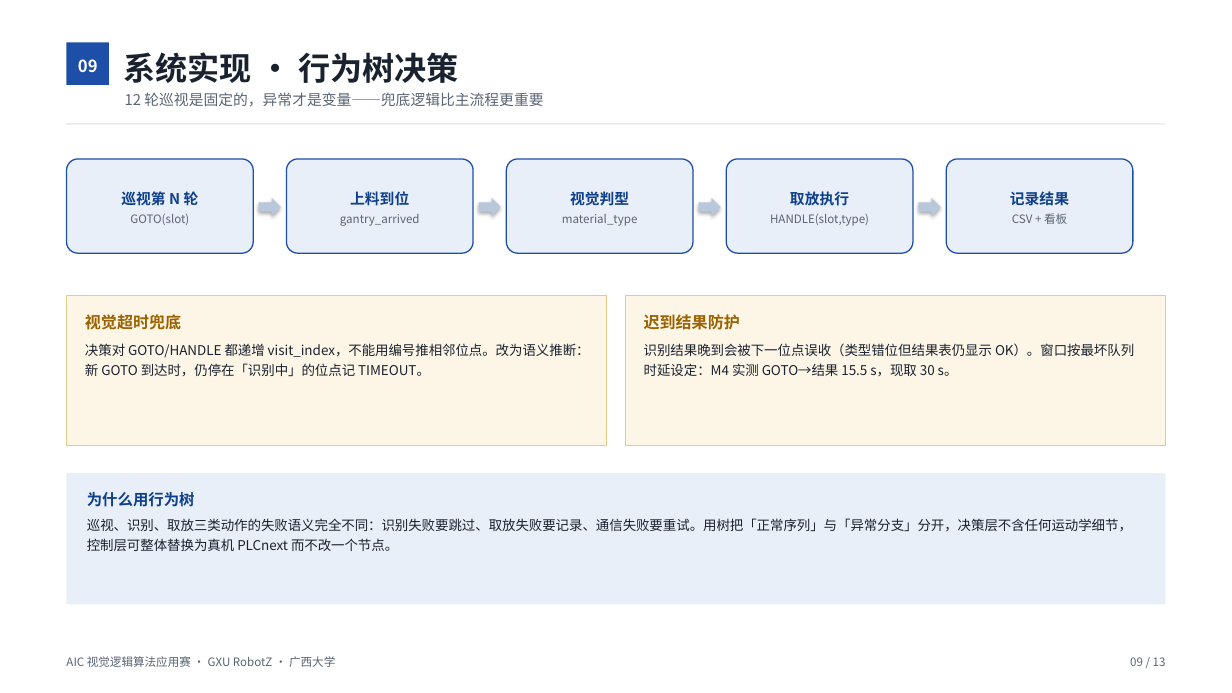
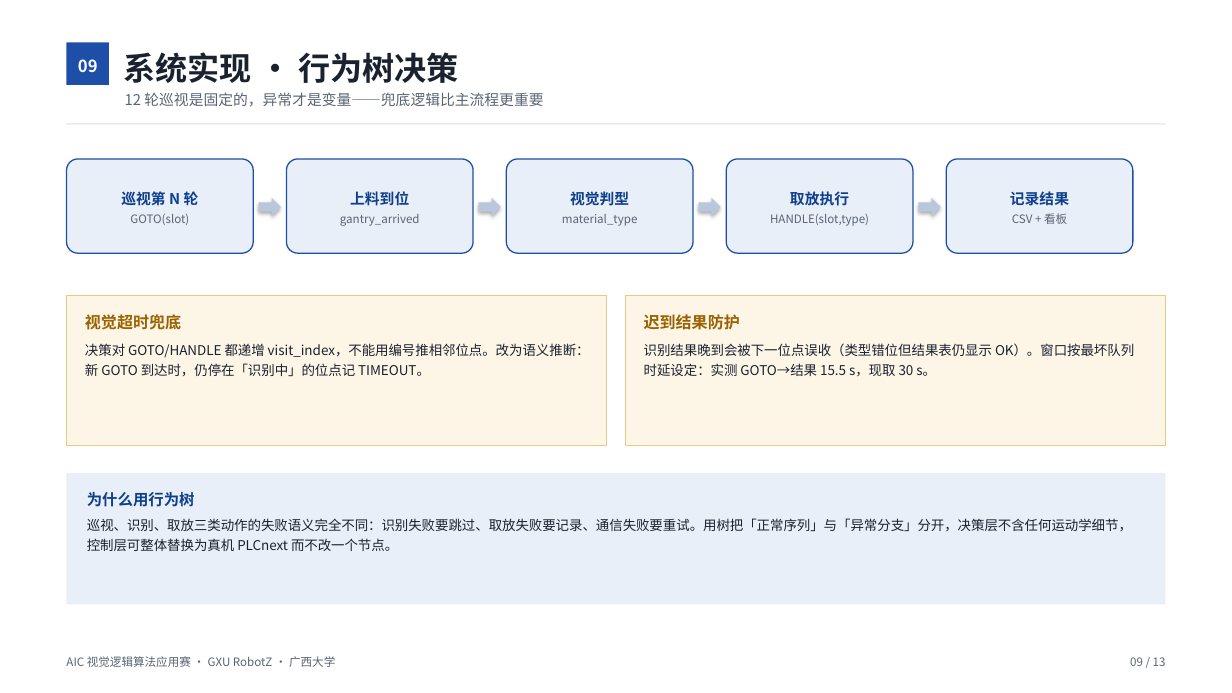
Before and after one commit to NileuyGneHz/AIC_cv-dev, a slide deck: slide 9 of docs/competition/AIC视觉分拣技术文档/AIC视觉分拣技术文档.pptx. Drawn at 1232x693 pixels with LibreOffice and Linux fonts; fonts in the diff are those of the drawing. Boxes give left, top, right and bottom in pixels: in the first picture for what was removed or moved away, otherwise in the second. Text is boxed around its words. In the diff, an @@ line names an element or a change of style, - is before the commit and + after.

```diff
--- a/docs/competition/AIC视觉分拣技术文档/AIC视觉分拣技术文档.pptx
+++ b/docs/competition/AIC视觉分拣技术文档/AIC视觉分拣技术文档.pptx
@@ text at bbox=[644, 343, 1134, 377]: text changed @@
-识别结果晚到会被下一位点误收（类型错位但结果表仍显示 OK）。窗口按最坏队列时延设定：M4 实测 GOTO→结果 15.5 s，现取 30 s。
+识别结果晚到会被下一位点误收（类型错位但结果表仍显示 OK）。窗口按最坏队列时延设定：实测 GOTO→结果 15.5 s，现取 30 s。
```
Also in this commit, not shown: 3 other slides changed, 5 other files.
